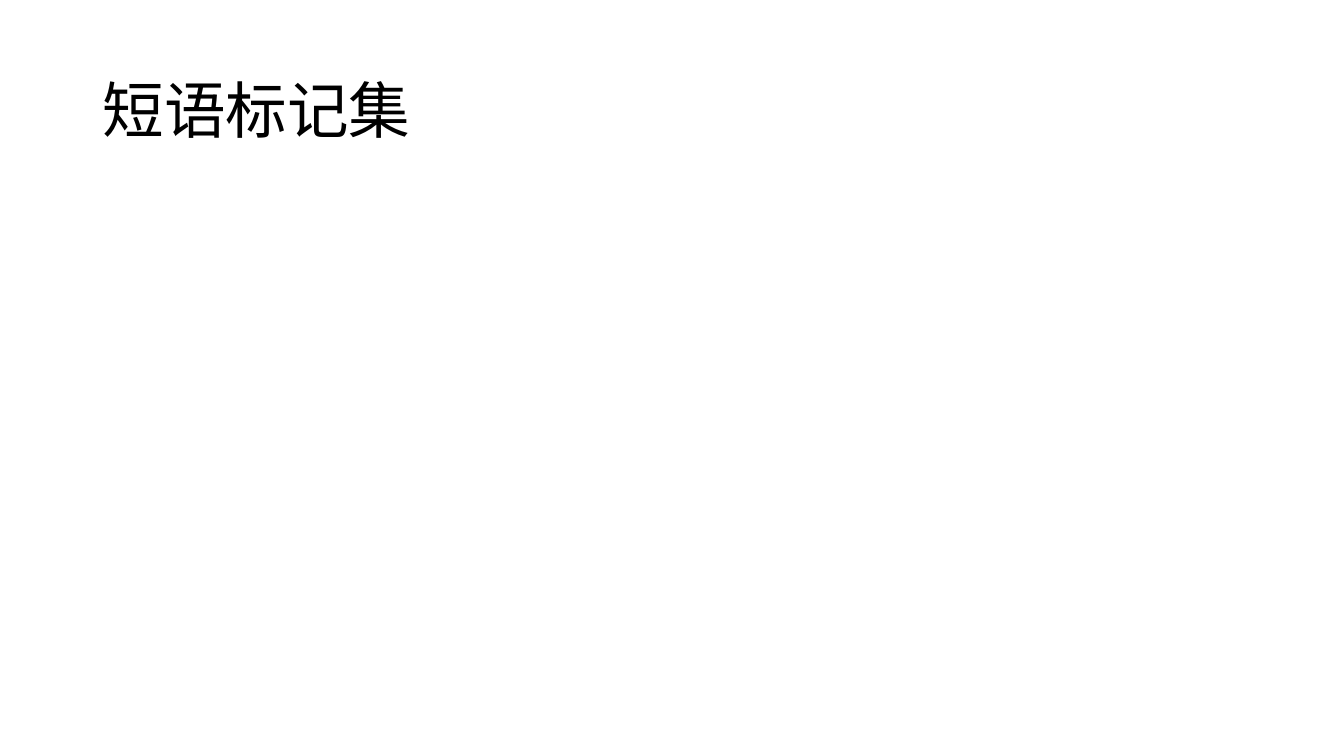
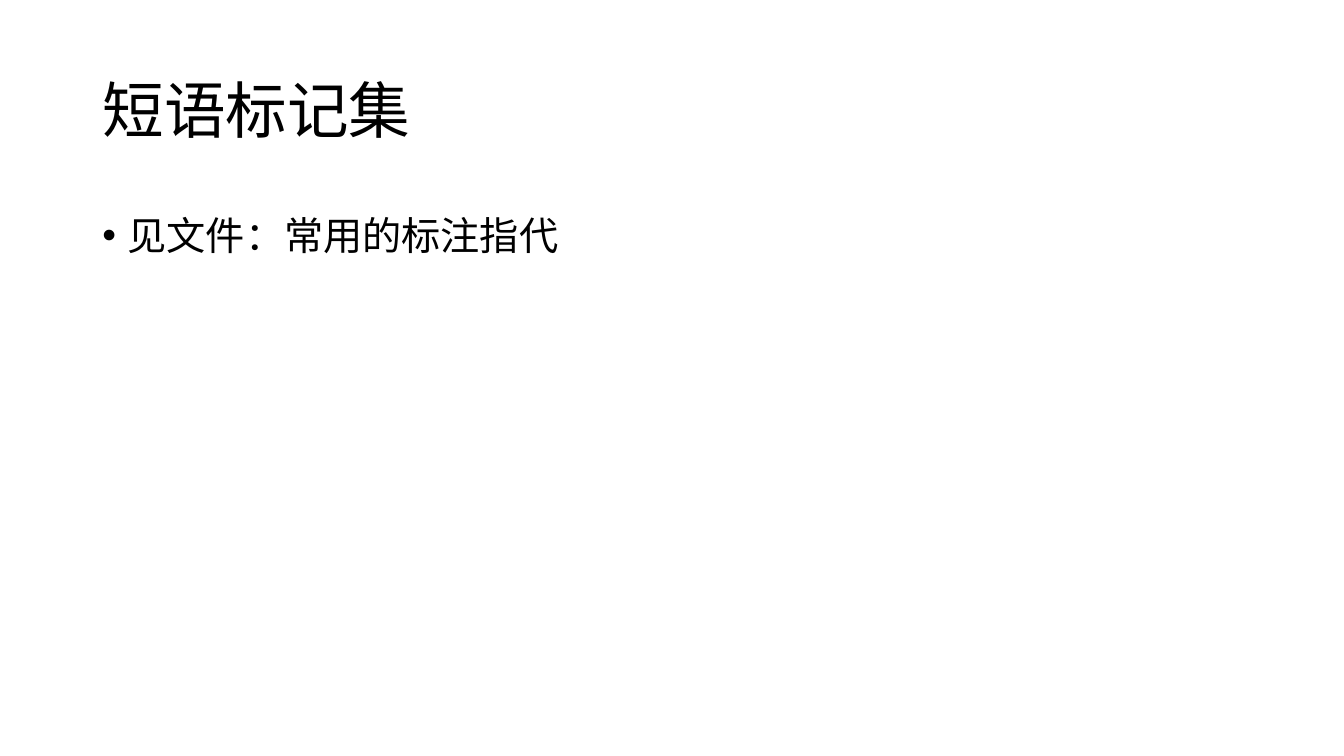
Before and after one commit to charlesXu86/Chatbot_CN, a slide deck: slide 17 of Chatbot_Doc/课程/NLP-6-句法分析.pptx. Drawn at 1344x756 pixels with LibreOffice and Linux fonts; fonts in the diff are those of the drawing. Boxes give left, top, right and bottom in pixels: in the first picture for what was removed or moved away, otherwise in the second. Text is boxed around its words. In the diff, an @@ line names an element or a change of style, - is before the commit and + after.

```diff
--- a/Chatbot_Doc/课程/NLP-6-句法分析.pptx
+++ b/Chatbot_Doc/课程/NLP-6-句法分析.pptx
@@ text added at [128, 217, 559, 253], 28 pt, text #000000 @@
+• 见文件：常用的标注指代
```
Also in this commit, not shown: 2 other slides changed, 1 slide added, 1 slide removed.
